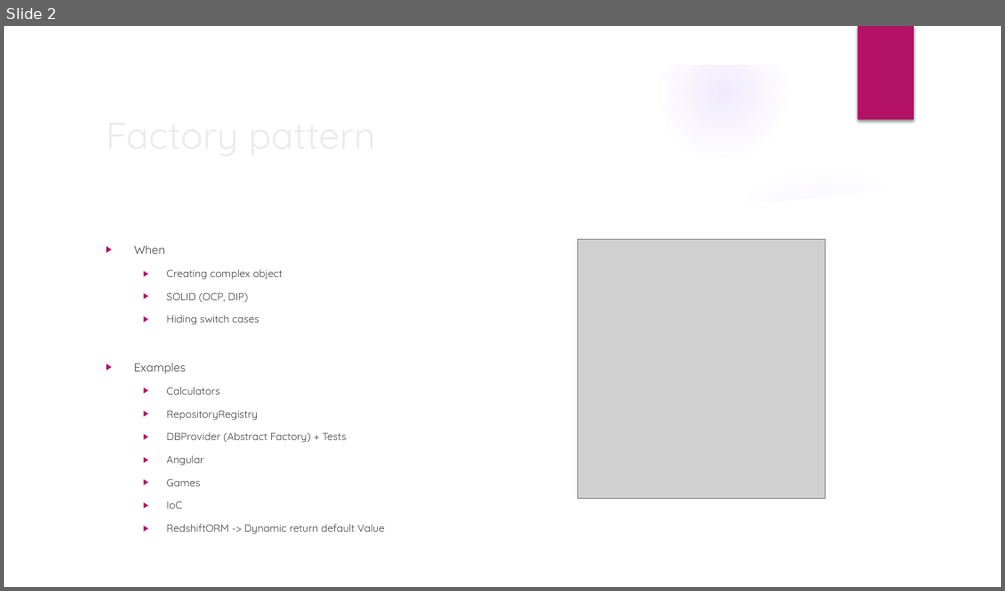
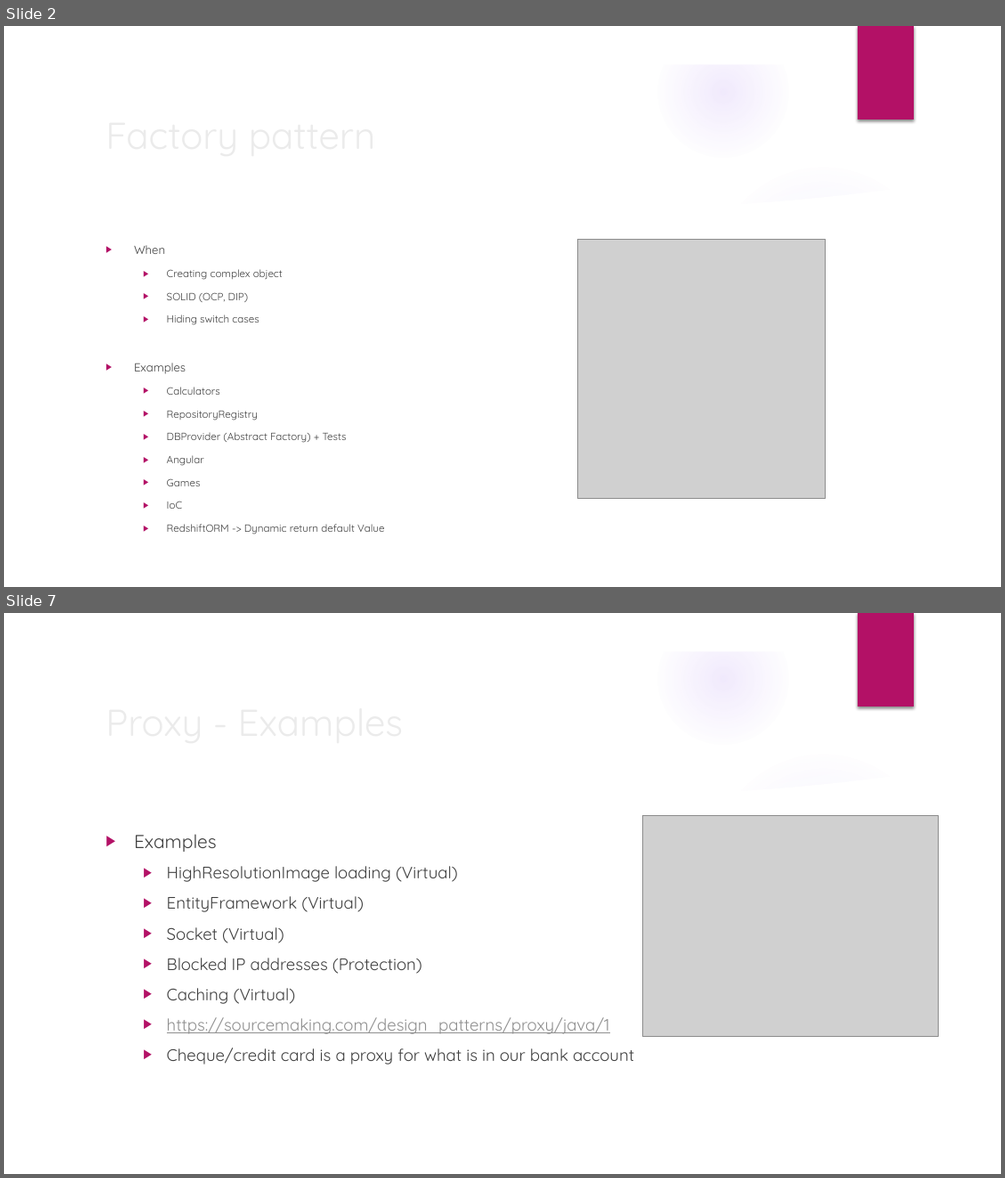
Before and after one commit to TrifonDardzhonov/TrainingMaterials, a slide deck: design-patterns/Design patterns.pptx. Shown one above the other, each under a label of ours: slide 2 before the commit, slides 2 and 7 after it; the slides between them are not shown. The pictures are 1005x591 and 1005x1178 pixels, drawn with LibreOffice and Linux fonts; fonts in the diff are those of the drawing; grey boxes stand for pictures; background and template pictures are left out. Boxes give left, top, right and bottom in pixels: in the first picture for what was removed or moved away, otherwise in the second. Text is boxed around its words. In the diff, an @@ line names an element or a change of style, - is before the commit and + after.

Commit message:
proxy pattern + modifications

```diff
--- a/design-patterns/Design patterns.pptx
+++ b/design-patterns/Design patterns.pptx
@@ slide 7 added at (4,613,1001,1174), background picture (left out); not listed: 9 template elements that a slide beside it also shows @@
@@ title added at (98,692,815,750), 36 pt, text #EBEBEB @@
+Proxy - Examples
@@ picture added at (643,816,938,1037) @@
@@ text added at (134,834,634,1064), 16 pt, text #404040 @@
+▶ Examples
+  ▶ HighResolutionImage loading (Virtual)
+  ▶ EntityFramework (Virtual)
+  ▶ Socket (Virtual)
+  ▶ Blocked IP addresses (Protection)
+  ▶ Caching (Virtual)
+  ▶ https://sourcemaking.com/design_patterns/proxy/java/1
+  ▶ Cheque/credit card is a proxy for what is in our bank account
```
Also in this commit, not shown: 3 slides changed, 1 other slide added, 5 other files.
